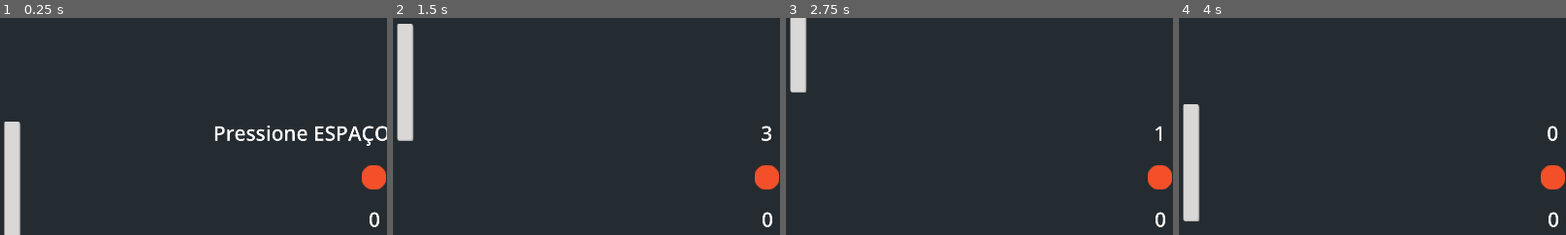
Above: before the commit, frames 1-4 (left to right).
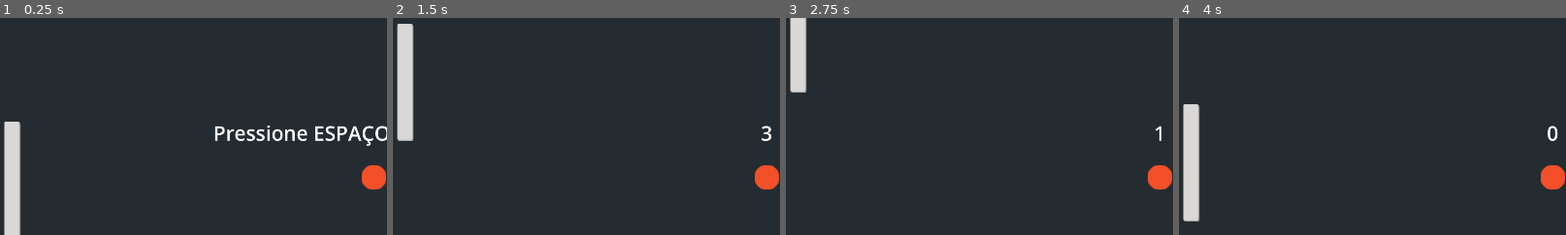
Above: after the commit, the same moments.

Repository: l-terra/pong-game-jam
Game: Godot game, scene res://Level/level.tscn
Same seed, same stepped clock (60 frames per second), same inputs: the game is played once before the commit and once after it. The project has no main scene, so this scene is started directly.
Inputs:
- Up to frame 1 (0.25 s): no input
- Up to frame 2 (1.5 s): tap Space (space) at 0.5, 1.35 s; hold W (up) 0.53-1.28 s; hold Down (down2) 0.53-1.28 s; hold S (down) from 1.28 s (still down)
- Up to frame 3 (2.75 s): release S (down) at 2.03 s; hold W (up) from 2.03 s (still down); hold Up (up2) from 2.03 s (still down)
- Up to frame 4 (4 s): release Up (up2) at 2.78 s; tap Down (down2) at 2.85 s; tap Space (space) at 3.5, 3.6 s; release W (up) at 3.53 s; hold S (down) from 3.53 s (still down)
The pictures show only the part of the screen within x 2-52%, y 13-63%; the shares and areas given below are measured in that part.

The runs differ from the first frame. In frame 1, 0.1% of the frame differs, in the area x 95-98%, y 89-97%; in frame 2, 0.1%; in frame 3, 0.1%; in frame 4, 0.1%.

Commit message:
pause system

Diff:
--- a/Ball/ball.gd
+++ b/Ball/ball.gd
@@ -10,14 +10,13 @@
 	velocity.x = [1,-1][randi() % 2]
 	velocity.y = [-0.8, 0.8][randi() % 2]
 
-# Contador para rastrear o numero de colisoes ocorridas
-# Vai ser melhor implementado depois
+# Contador para rastrear o numero de colisoes com as barrinhas -> pontuacao
 var collision_counter = 0
 func _physics_process(delta):
 	# Move o objeto e verifica se houve colisão
 	var collision := move_and_collide(velocity * speed)
 	if collision:
-		# Se colidir com as barrinhas (que estao la layer 3), incrementa o counter
+		# Se colidir com as barrinhas (que estao na layer 3), incrementa o counter
 		if collision.get_collider().get_collision_layer() == 3:
 			collision_counter += 1
 		# Obtem a normal da superficie com a qual colidiu
@@ -26,9 +25,14 @@
 		velocity = velocity.bounce(normal)
 
 func stop_ball():
+	# Para totalmente a bola para que o timer de jogo se inicie
 	speed = 0
 
 func restart_ball():
+	# Poe a bola novamente em movimento
 	speed = 15.0
 	velocity.x = [1,-1][randi() % 2]
 	velocity.y = [-0.8, 0.8][randi() % 2]
+
+func put_back_in_motion():
+	speed = 15.0
--- a/GameOverPrototype/game_over_prototype.gd
+++ b/GameOverPrototype/game_over_prototype.gd
@@ -1,10 +1,14 @@
 extends Control
 
 func _on_restart_button_pressed() -> void:
+	# Botao de reiniciar -> leva novamente para a tela de jogo
 	get_tree().change_scene_to_file("res://Level/level.tscn")
 
 func _on_back_to_title_screen_button_pressed() -> void:
+	# Botao de voltar para a tela inicial -> atualmente quita do jogo
+	# Corrigir
 	get_tree().quit()
 
 func _process(delta: float) -> void:
+	# Mostra a pontuacao do jogador armazenada na variavel global 'player_points'
 	$VBoxContainer/Player_Points.text = 'Sua pontuação foi: ' + str(Global.player_points) + ' pontos'
--- a/GameOverPrototype/game_over_prototype.tscn
+++ b/GameOverPrototype/game_over_prototype.tscn
@@ -3,6 +3,33 @@
 [ext_resource type="Script" path="res://GameOverPrototype/game_over_prototype.gd" id="1_5cyks"]
 
 [sub_resource type="StyleBoxEmpty" id="StyleBoxEmpty_k68bc"]
+
+[sub_resource type="Animation" id="Animation_ies0b"]
+length = 0.001
+tracks/0/type = "value"
+tracks/0/imported = false
+tracks/0/enabled = true
+tracks/0/path = NodePath("ColorRect:modulate")
+tracks/0/interp = 1
+tracks/0/loop_wrap = true
+tracks/0/keys = {
+"times": PackedFloat32Array(0),
+"transitions": PackedFloat32Array(1),
+"update": 0,
+"values": [Color(1, 1, 1, 1)]
+}
+tracks/1/type = "value"
+tracks/1/imported = false
+tracks/1/enabled = true
+tracks/1/path = NodePath("VBoxContainer:modulate")
+tracks/1/interp = 1
+tracks/1/loop_wrap = true
+tracks/1/keys = {
+"times": PackedFloat32Array(0),
+"transitions": PackedFloat32Array(1),
+"update": 0,
+"values": [Color(1, 1, 1, 1)]
+}
 
 [sub_resource type="Animation" id="Animation_t6tlt"]
 resource_name = "fade_in"
@@ -29,33 +56,6 @@
 "transitions": PackedFloat32Array(1, 1),
 "update": 0,
 "values": [Color(1, 1, 1, 0), Color(1, 1, 1, 1)]
-}
-
-[sub_resource type="Animation" id="Animation_ies0b"]
-length = 0.001
-tracks/0/type = "value"
-tracks/0/imported = false
-tracks/0/enabled = true
-tracks/0/path = NodePath("ColorRect:modulate")
-tracks/0/interp = 1
-tracks/0/loop_wrap = true
-tracks/0/keys = {
-"times": PackedFloat32Array(0),
-"transitions": PackedFloat32Array(1),
-"update": 0,
-"values": [Color(1, 1, 1, 1)]
-}
-tracks/1/type = "value"
-tracks/1/imported = false
-tracks/1/enabled = true
-tracks/1/path = NodePath("VBoxContainer:modulate")
-tracks/1/interp = 1
-tracks/1/loop_wrap = true
-tracks/1/keys = {
-"times": PackedFloat32Array(0),
-"transitions": PackedFloat32Array(1),
-"update": 0,
-"values": [Color(1, 1, 1, 1)]
 }
 
 [sub_resource type="AnimationLibrary" id="AnimationLibrary_4r4n4"]
--- a/Global/Global.gd
+++ b/Global/Global.gd
@@ -1,3 +1,4 @@
 extends Node
 
+# Variavel global de pontuacao
 var player_points = 0
--- a/Level/level.gd
+++ b/Level/level.gd
@@ -1,13 +1,15 @@
 extends Node
 
 # Variaveis para guardar informacoes
-var player_score = 0 # Ainda nao trabalhado
+var player_score = 0
 var life = 3
 var game_started = false # Controla se o jogo ja comecou
 
 func _ready():
 	# Deixa o contador invisivel ate o jogo começar
 	$Countdown.visible = false
+	# Deixa a pontuacao invisivel ate o jogo comecar -> menos coisas na tela
+	$Points.visible = false
 	# Faz a bola parar enquanto o jogo nao começa
 	get_tree().call_group('BallGroup', 'stop_ball')
 	# Mensagem para pressionar espaço
@@ -50,13 +52,14 @@
 	# Se a variavel life chegar em 0 manda pra tela de game over
 	if life == 0:
 		Global.player_points = $Ball.collision_counter
-		print(Global.player_points)
 		get_tree().change_scene_to_file("res://GameOverPrototype/game_over_prototype.tscn")
 
 func _on_countdown_timer_timeout() -> void:
 	get_tree().call_group('BallGroup','restart_ball')
 	# Tira o timer da tela quando o tempo termina
 	$Countdown.visible = false
+	# Deixa a pontuacao visivel
+	$Points.visible = true
 
 func ball_outofbounds():
 	# Reseta posicao da bola para o centro da tela
--- a/Level/level.tscn
+++ b/Level/level.tscn
@@ -1,9 +1,10 @@
-[gd_scene load_steps=7 format=3 uid="uid://sx36pveook1x"]
+[gd_scene load_steps=8 format=3 uid="uid://sx36pveook1x"]
 
 [ext_resource type="Script" path="res://Level/level.gd" id="1_0ukqb"]
 [ext_resource type="PackedScene" uid="uid://dmk46xjybx1c1" path="res://Player/player.tscn" id="1_sjdrj"]
 [ext_resource type="PackedScene" uid="uid://dionljjs6h8n6" path="res://Ball/Ball.tscn" id="2_bo0fk"]
 [ext_resource type="PackedScene" uid="uid://0qyerq7hp0hq" path="res://Player2/player_2.tscn" id="3_cvyev"]
+[ext_resource type="PackedScene" uid="uid://bvnu1o0c4lj6y" path="res://PauseMenu/pause_menu.tscn" id="5_6rsow"]
 
 [sub_resource type="RectangleShape2D" id="RectangleShape2D_eiyce"]
 size = Vector2(1920, 34)
@@ -117,6 +118,8 @@
 collision_layer = 3
 metadata/_edit_group_ = true
 
+[node name="pause_menu" parent="." instance=ExtResource("5_6rsow")]
+
 [connection signal="body_entered" from="Left" to="." method="_on_left_body_entered"]
 [connection signal="body_entered" from="Right" to="." method="_on_right_body_entered"]
 [connection signal="timeout" from="CountdownTimer" to="." method="_on_countdown_timer_timeout"]
--- /dev/null
+++ b/PauseMenu/pause_menu.gd
@@ -0,0 +1,41 @@
+extends CanvasLayer
+
+func _ready() -> void:
+	# A cena se inicia invisivel ate o usuario apertar 'esc'
+	visible = false
+
+func _unhandled_input(event: InputEvent) -> void:
+	# 'ui_cancel' -> esc do telclado
+	if event.is_action_pressed("ui_cancel"):
+		# Se apertar 'esc' a tela de pause aparece
+		visible = true
+		get_tree().paused = true
+
+func _process(delta: float) -> void:
+	# Funcao responsavel por fazer com que o tempo restante do timer va para a label -> texto
+	$Countdown.text = str(int($Timer.time_left))
+
+func _on_resume_button_pressed() -> void:
+	# Se o botao de voltar ao jogo for apertado deixa so o timer na tela:
+	# para a bola e inicia o tempo
+	$overlay.visible = false
+	$ColorRect.visible = false
+	$menu_holder.visible = false
+	$Countdown.visible = true
+	get_tree().call_group('BallGroup','stop_ball')
+	$Timer.start()
+
+func _on_quit_button_pressed() -> void:
+	# Corrigir -> tem que voltar para a tela de inicio
+	# No momento o botao de voltar a tela inicial sai do jogo
+	get_tree().quit()
+
+func _on_timer_timeout() -> void:
+	# Quando o timer acaba, tira toda a cena da tela e despausa o jogo
+	get_tree().call_group('BallGroup','put_back_in_motion')
+	get_tree().paused = false
+	visible = false
+	$overlay.visible = true
+	$ColorRect.visible = true
+	$menu_holder.visible = true
+	$Countdown.visible = false
--- /dev/null
+++ b/PauseMenu/pause_menu.tres
@@ -0,0 +1,19 @@
+[gd_resource type="Theme" load_steps=5 format=3 uid="uid://ccw54myrmows7"]
+
+[sub_resource type="StyleBoxEmpty" id="StyleBoxEmpty_l43hc"]
+
+[sub_resource type="StyleBoxEmpty" id="StyleBoxEmpty_bqa5e"]
+
+[sub_resource type="StyleBoxEmpty" id="StyleBoxEmpty_vs6e1"]
+
+[sub_resource type="StyleBoxEmpty" id="StyleBoxEmpty_dcaho"]
+
+[resource]
+Button/colors/font_focus_color = Color(1, 1, 0, 1)
+Button/colors/font_hover_color = Color(1, 1, 0, 1)
+Button/colors/font_hover_pressed_color = Color(1, 1, 0, 1)
+Button/colors/font_pressed_color = Color(1, 0.54902, 0, 1)
+Button/styles/focus = SubResource("StyleBoxEmpty_l43hc")
+Button/styles/hover = SubResource("StyleBoxEmpty_bqa5e")
+Button/styles/normal = SubResource("StyleBoxEmpty_vs6e1")
+Button/styles/pressed = SubResource("StyleBoxEmpty_dcaho")
--- /dev/null
+++ b/PauseMenu/pause_menu.tscn
@@ -0,0 +1,94 @@
+[gd_scene load_steps=4 format=3 uid="uid://bvnu1o0c4lj6y"]
+
+[ext_resource type="Theme" uid="uid://ccw54myrmows7" path="res://PauseMenu/pause_menu.tres" id="1_5evkb"]
+[ext_resource type="Script" path="res://PauseMenu/pause_menu.gd" id="1_8l1v4"]
+
+[sub_resource type="StyleBoxEmpty" id="StyleBoxEmpty_gjfif"]
+
+[node name="pause_menu" type="CanvasLayer"]
+process_mode = 3
+script = ExtResource("1_8l1v4")
+
+[node name="overlay" type="ColorRect" parent="."]
+anchors_preset = 15
+anchor_right = 1.0
+anchor_bottom = 1.0
+grow_horizontal = 2
+grow_vertical = 2
+color = Color(0, 0, 0, 0.537255)
+
+[node name="ColorRect" type="ColorRect" parent="."]
+anchors_preset = 8
+anchor_left = 0.5
+anchor_top = 0.5
+anchor_right = 0.5
+anchor_bottom = 0.5
+offset_left = -960.0
+offset_top = -211.0
+offset_right = 960.0
+offset_bottom = 233.0
+grow_horizontal = 2
+grow_vertical = 2
+color = Color(0.0855571, 4.87324e-05, 0.299667, 1)
+
+[node name="menu_holder" type="VBoxContainer" parent="."]
+anchors_preset = 14
+anchor_top = 0.5
+anchor_right = 1.0
+anchor_bottom = 0.5
+offset_top = -33.0
+offset_bottom = 33.0
+grow_horizontal = 2
+grow_vertical = 2
+
+[node name="Label" type="Label" parent="menu_holder"]
+layout_mode = 2
+theme_override_font_sizes/font_size = 80
+text = "Jogo pausado"
+horizontal_alignment = 1
+vertical_alignment = 1
+
+[node name="VSeparator" type="VSeparator" parent="menu_holder"]
+custom_minimum_size = Vector2(0, 70)
+layout_mode = 2
+theme_override_styles/separator = SubResource("StyleBoxEmpty_gjfif")
+
+[node name="resume_button" type="Button" parent="menu_holder"]
+layout_mode = 2
+theme = ExtResource("1_5evkb")
+theme_override_font_sizes/font_size = 50
+text = "Voltar ao jogo"
+
+[node name="VSeparator2" type="VSeparator" parent="menu_holder"]
+custom_minimum_size = Vector2(0, 10)
+layout_mode = 2
+theme_override_styles/separator = SubResource("StyleBoxEmpty_gjfif")
+
+[node name="quit_button" type="Button" parent="menu_holder"]
+layout_mode = 2
+theme = ExtResource("1_5evkb")
+theme_override_font_sizes/font_size = 50
+text = "Voltar para a tela inicial"
+
+[node name="Timer" type="Timer" parent="."]
+wait_time = 4.0
+one_shot = true
+
+[node name="Countdown" type="Label" parent="."]
+visible = false
+anchors_preset = 15
+anchor_right = 1.0
+anchor_bottom = 1.0
+offset_left = 2.0
+offset_top = 334.0
+offset_right = 2.0
+offset_bottom = 334.0
+grow_horizontal = 2
+grow_vertical = 2
+theme_override_font_sizes/font_size = 50
+text = "TESTE"
+horizontal_alignment = 1
+
+[connection signal="pressed" from="menu_holder/resume_button" to="." method="_on_resume_button_pressed"]
+[connection signal="pressed" from="menu_holder/quit_button" to="." method="_on_quit_button_pressed"]
+[connection signal="timeout" from="Timer" to="." method="_on_timer_timeout"]
